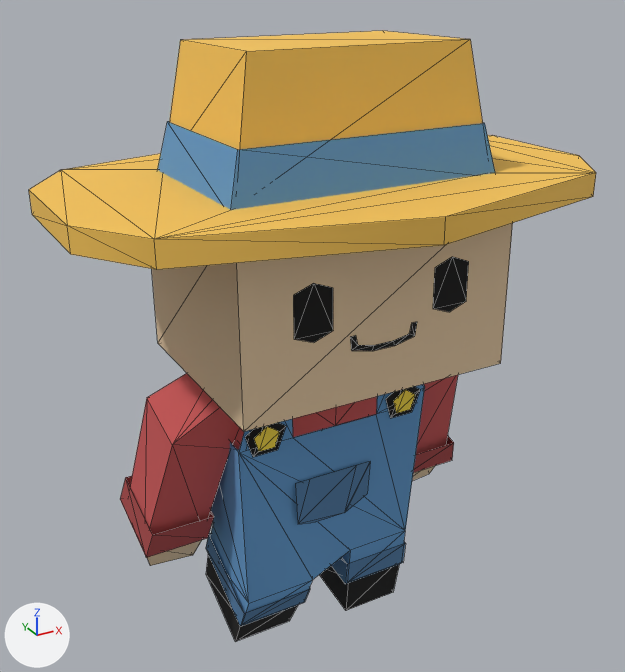
Two versions of the FBX model Assets/[BaifosFarm]/Baifo/ModeloAnimaciones/AnimacionesBaifo.fbx, one commit apart.
One viewpoint serves both versions: a 50 mm lens placed at (2.578, 1.96, 0.907), pointed at (3.072, 2.858, 0.458). The lights are fixed; the arrows at lower left show +X, +Y and +Z. Both versions are drawn at full value of the shape key 'BaifoPieDchoElevado' of 'BaifoMorpher001'; the numbers are the values there. Mesh edges are drawn as thin lines.

The scene before the commit, as lines of its bpy script (objects in view):
```python
me_mesh = bpy.data.meshes.new('Mesh')
me_mesh.from_pydata(...)  # 229 vertices, 251 faces; spans x -0.381..0.381, y -0.397..0.31, z -0.033..0.544
# faces by material slot: [40, 25, 48, 16, 32, 40, 44, 6]
me_mesh.materials.append(mat_negro)  # black #080808
me_mesh.materials.append(mat_azuloscuro)  # blue #4f7ba4
me_mesh.materials.append(mat_azulclaro)  # blue #6098cb
me_mesh.materials.append(mat_rojooscuro)  # red #a54545
me_mesh.materials.append(mat_piel)  # beige #e5c9a4
me_mesh.materials.append(mat_rojo)  # red #c65454
me_mesh.materials.append(mat_amarillosombrero)  # orange #f7c558
me_mesh.materials.append(mat_amarillochapa)  # yellow #ffe24a
ob_baifomorpher001 = bpy.data.objects.new('BaifoMorpher001', me_mesh)
ob_baifomorpher001.location = (3.074, 2.862, 0.046)
ob_baifomorpher001.scale = (0.84, 0.662, 1.43)
```
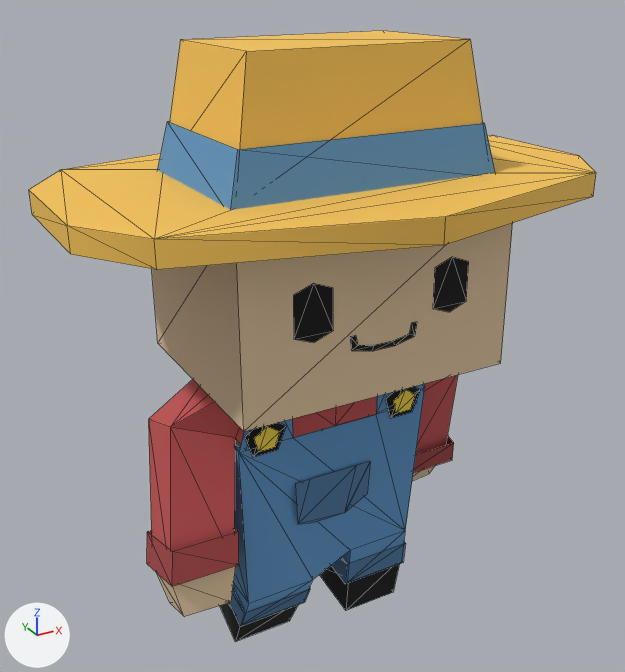
The change, as a list of edits to the scene's bpy script:
```text
Change me_mesh:
    where me_mesh.from_pydata(...)  # 229 vertices, 251 faces; spans x -0.381..0.381, y -0.397..0.31, z -0.033..0.544
    used by ob_baifomorpher001; location = (3.074, 2.862, 0.046); scale = (0.84, 0.662, 1.43)
    me_mesh part 1: 24 of 229 vertices moved; they spanned x -0.292..-0.161, y -0.061..0.154, z 0.075..0.247 and now span x -0.294..-0.161, y -0.165..0.07, z 0.076..0.247; mean shift (-0.002, -0.14, 0.0); largest move (-0.205, 0.141, 0.088) -> (-0.208, -0.069, 0.076)
```

Where the change shows, as pixel boxes [x1, y1, x2, y2] in the pictures (625 x 672 px; the box of a moved part takes in the faces that stretch with it):
part 1 of me_mesh, moved or reshaped
    before: [120, 373, 244, 566]
    after: [147, 379, 244, 616]
